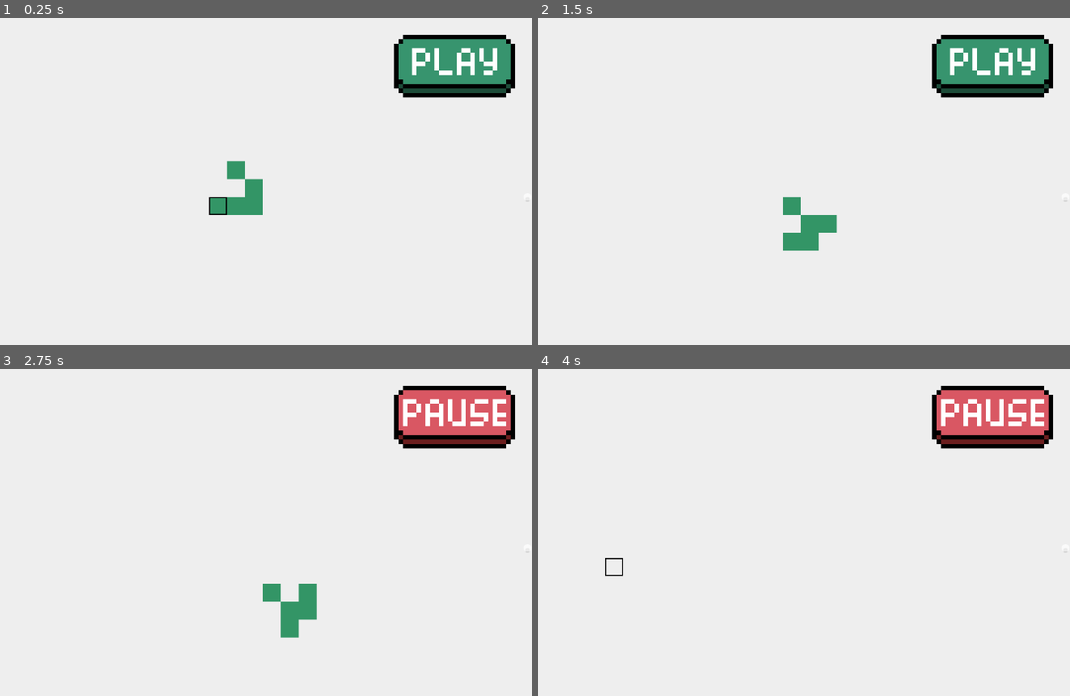
Above: before the commit, frames 1-4 (two rows, left to right).
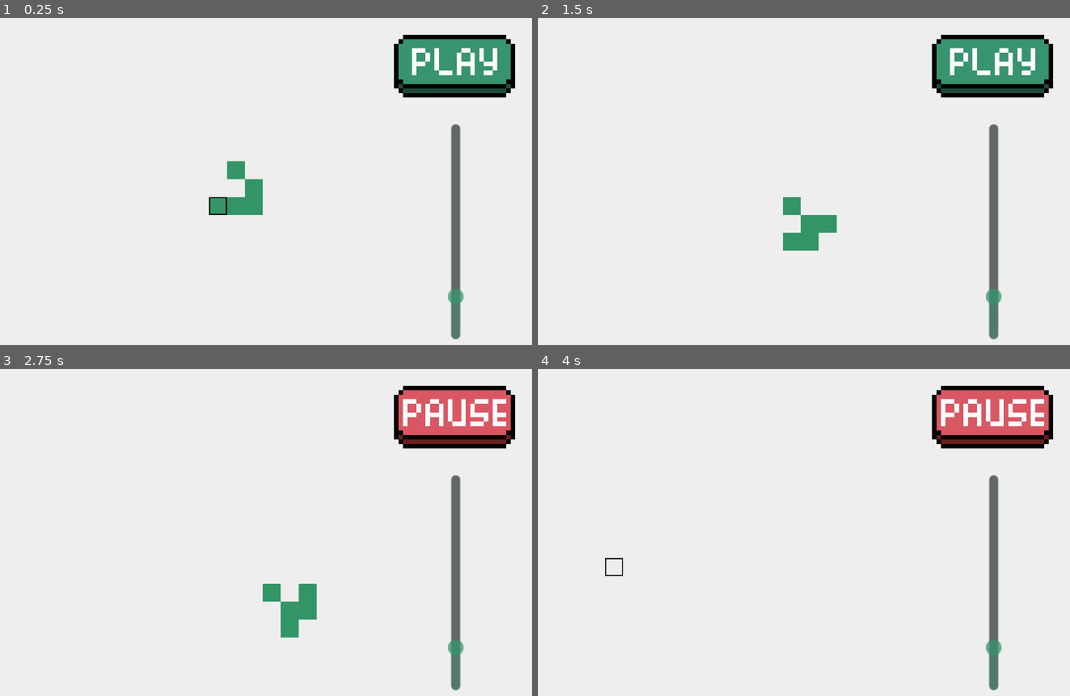
Above: after the commit, the same moments.

Repository: amaark/conways-game-of-life
Game: Godot game, scene res://scenes/main.tscn
The game is run twice, just before and just after one commit, with the same random seed, the same clock (stepped at 60 frames per second) and the same inputs.
Inputs (mouse positions are in pixels of both pictures, inside the frame that each line leads up to):
- Up to frame 1 (0.25 s): no input
- Up to frame 2 (1.5 s): click (990, 67) at 0.5 s; click (990, 67) at 1.25 s
- Up to frame 3 (2.75 s): click (452, 418) at 2 s
- Up to frame 4 (4 s): move the mouse to (889, 532) at 2.77 s; hold S (camera_move_down) 2.78-3.53 s; move the mouse to (617, 568) at 3.52 s; tap A (camera_move_left) at 3.6 s

The runs differ from the first frame. In frame 1, 1.2% of the frame differs, in the area x 84-100%, y 32-99%; in frame 2, 1.2%; in frame 3, 1.2%; in frame 4, 1.2%.

Commit message:
Add speed slider

Diff:
--- a/scenes/hud.tscn
+++ b/scenes/hud.tscn
@@ -20,19 +20,23 @@
 texture_pressed = ExtResource("3_6fi6k")
 stretch_mode = 0
 
-[node name="VSlider" type="VSlider" parent="."]
-anchors_preset = 6
+[node name="SpeedSlider" type="VSlider" parent="."]
+modulate = Color(0.21568628, 0.5803922, 0.43137255, 1)
+anchors_preset = 1
 anchor_left = 1.0
-anchor_top = 0.5
 anchor_right = 1.0
-anchor_bottom = 0.5
-offset_left = -16.0
-offset_top = -4.0
-offset_bottom = 4.0
+offset_left = -152.0
+offset_top = 190.0
+offset_right = -136.0
+offset_bottom = 382.0
 grow_horizontal = 0
-grow_vertical = 2
-min_value = 0.5
+scale = Vector2(2, 2)
+min_value = 0.2
 max_value = 5.0
-value = 0.5
+step = 0.2
+value = 1.0
+scrollable = false
+ticks_position = 3
 
-[connection signal="pressed" from="PlayButton" to="." method="_on_texture_button_pressed"]
+[connection signal="pressed" from="PlayButton" to="." method="_on_play_button_pressed"]
+[connection signal="value_changed" from="SpeedSlider" to="." method="_on_speed_slider_value_changed"]
--- a/scenes/main.gd
+++ b/scenes/main.gd
@@ -97,3 +97,6 @@
 	for coords in to_die:
 		grid.set_cell_state(coords, false)
 		live_cells.erase(coords)
+
+func _on_hud_change_speed(new_value: float) -> void:
+	evolution_timer.wait_time = 0.1 / new_value
--- a/scenes/main.tscn
+++ b/scenes/main.tscn
@@ -75,5 +75,6 @@
 [node name="HUD" parent="." instance=ExtResource("7_o6xl0")]
 
 [connection signal="timeout" from="EvolutionTimer" to="." method="_on_evolution_timer_timeout"]
+[connection signal="change_speed" from="HUD" to="." method="_on_hud_change_speed"]
 [connection signal="pause" from="HUD" to="." method="_on_hud_pause"]
 [connection signal="play" from="HUD" to="." method="_on_hud_play"]
--- a/scripts/hud.gd
+++ b/scripts/hud.gd
@@ -2,6 +2,7 @@
 
 signal play
 signal pause
+signal change_speed(new_value: float)
 
 @onready var play_button: TextureButton = $PlayButton
 
@@ -12,7 +13,7 @@
 var pause_texture_normal = preload("res://assets/pause_button_normal.png")
 var pause_texture_pressed = preload("res://assets/pause_button_pressed.png")
 
-func _on_texture_button_pressed() -> void:
+func _on_play_button_pressed() -> void:
 	if paused:
 		play.emit()
 		paused = false
@@ -23,3 +24,6 @@
 		paused = true
 		play_button.texture_normal = play_texture_normal
 		play_button.texture_pressed = play_texture_pressed
+
+func _on_speed_slider_value_changed(value: float) -> void:
+	change_speed.emit(value)
